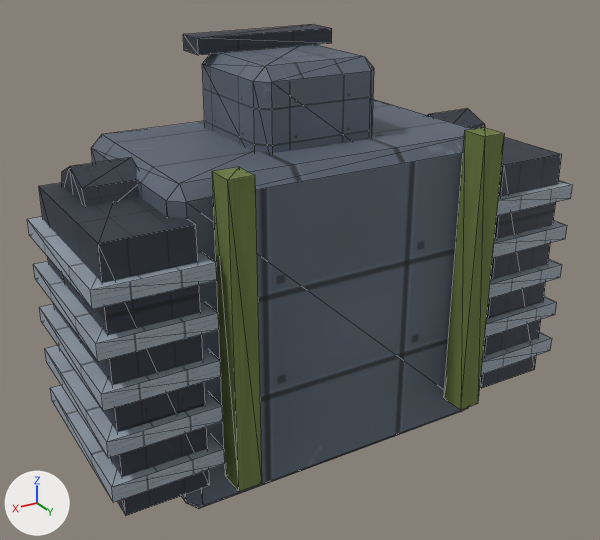
Two versions of the glTF model public/assets/models/units/tdf-mech-chassis-crucible.glb, one commit apart.
One viewpoint serves both versions: a camera (50 mm lens) standing at (1.192, 2.018, 1.521) and looking at (-0.004, 0.024, 0.524). Lighting does not change. The marker at lower left points along +X, +Y and +Z. The older version comes first. Mesh edges are drawn as thin lines. Where no turn or scale is listed for an object, it has been applied to the vertices.

Names of what the first picture shows: 'brow', 'cockpit', 'coolant_pipe_-1', 'coolant_pipe_1', 'fin_1_0', 'fin_1_1', 'fin_1_2', 'fin_1_3', 'fin_1_4', 'radiator_bank_-1', 'radiator_bank_1', 'torso' and 7 more.
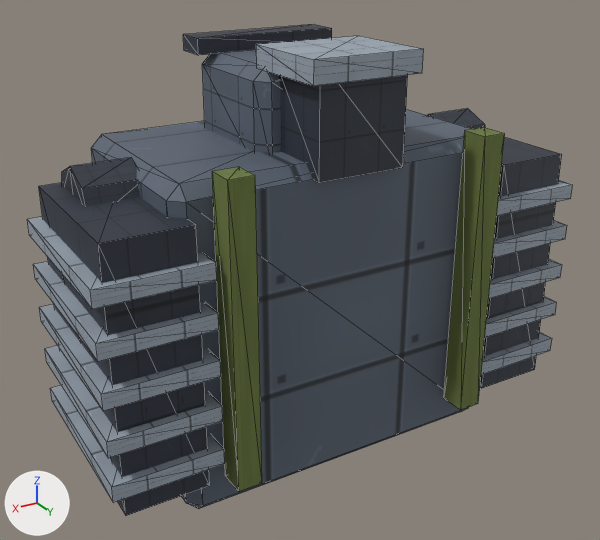
Location of each change, (x1, y1, x2, y2) in pixels of the pictures (600 x 540 px):
'back_mount_riser', added
    after: (278, 75, 408, 183)
'back_mount_plate', added
    after: (256, 36, 423, 86)

Patch to the scene script:
```diff
--- a/public/assets/models/units/tdf-mech-chassis-crucible.glb.py
+++ b/public/assets/models/units/tdf-mech-chassis-crucible.glb.py
@@ me_back_mount_plate @@
+me_back_mount_plate.from_pydata(...)  # a box spanning x -0.16..0.16, y -0.14..0.14, z -0.03..0.03
+me_back_mount_plate.materials.append(mat_tdf_grey_light)  # picture img_tdf_atlas_albedo_png
@@ me_back_mount_riser @@
+me_back_mount_riser.from_pydata(...)  # a box spanning x -0.13..0.13, y -0.12..0.12, z -0.15..0.15
+me_back_mount_riser.materials.append(mat_tdf_grey_dark)  # picture img_tdf_atlas_albedo_png
@@ ob_back_mount_plate @@
+ob_back_mount_plate = bpy.data.objects.new('back_mount_plate', me_back_mount_plate)
+ob_back_mount_plate.location = (0.0, 0.22, 1.18)
@@ ob_back_mount_riser @@
+ob_back_mount_riser = bpy.data.objects.new('back_mount_riser', me_back_mount_riser)
+ob_back_mount_riser.location = (0.0, 0.22, 1.055)
```
